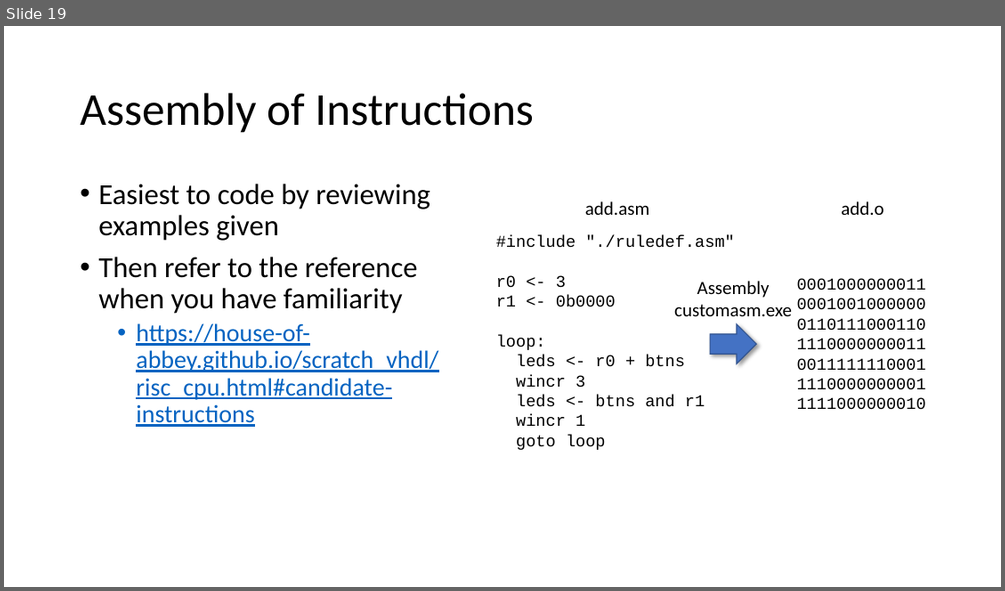
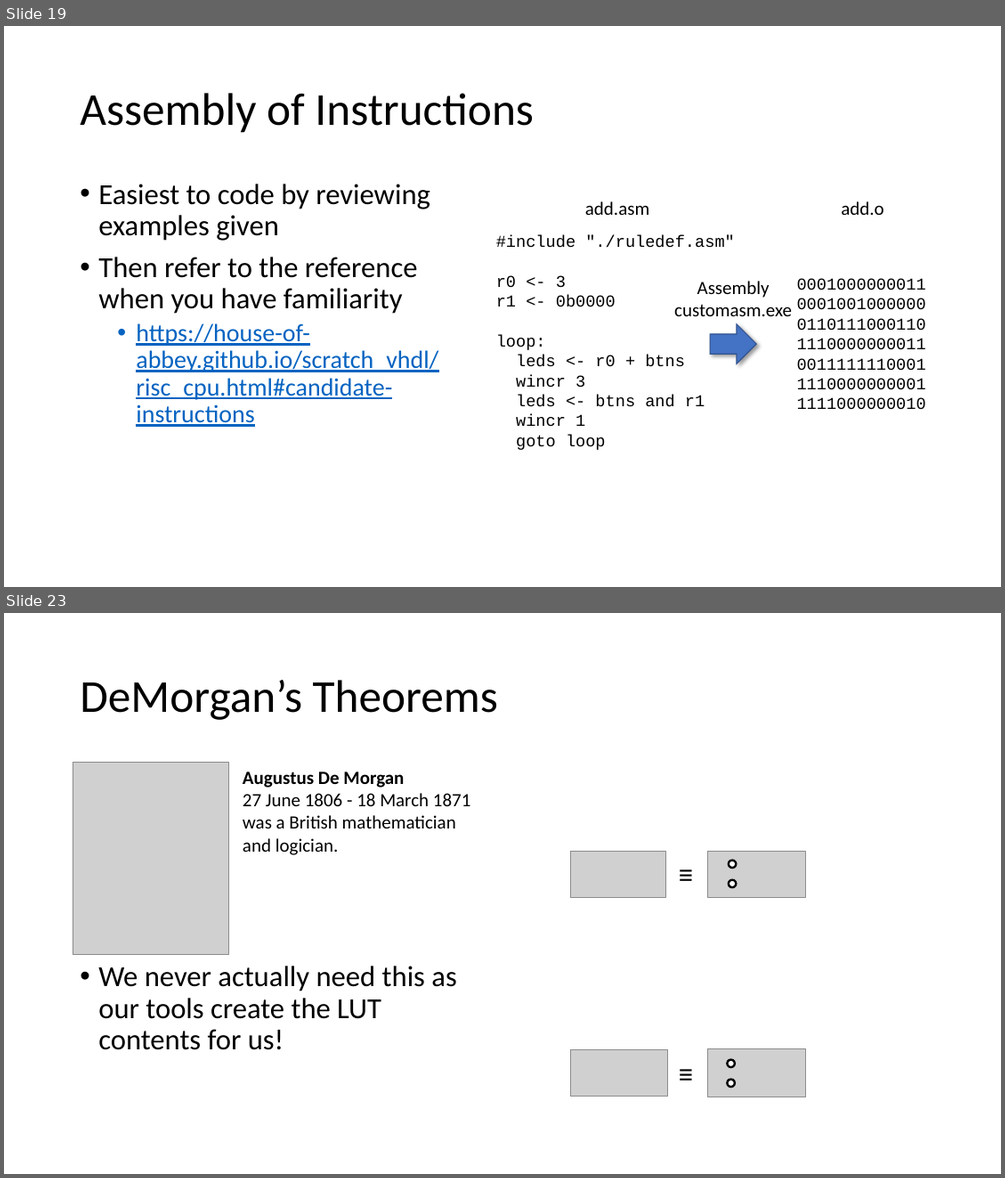
Before and after one commit to house-of-abbey/scratch_vhdl, a slide deck: docs/Training/Training_Material.pptx. Shown one above the other, each under a label of ours: slide 19 before the commit, slides 19 and 23 after it; the slides between them are not shown. The pictures are 1005x591 and 1005x1178 pixels, drawn with LibreOffice and Linux fonts; fonts in the diff are those of the drawing; grey boxes stand for pictures. Boxes give left, top, right and bottom in pixels: in the first picture for what was removed or moved away, otherwise in the second. Text is boxed around its words. In the diff, an @@ line names an element or a change of style, - is before the commit and + after.

Commit message:
Update Training_Material.pptx
Added appendices for logic gates, truth tables and DeMorgan's theorems.

```diff
--- a/docs/Training/Training_Material.pptx
+++ b/docs/Training/Training_Material.pptx
@@ slide 23 added at (x1=4, y1=613, x2=1001, y2=1174), background #FFFFFF @@
@@ title added at (x1=80, y1=680, x2=498, y2=720), 44 pt, text #000000 @@
+DeMorgan’s Theorems
@@ picture added at (x1=73, y1=763, x2=228, y2=955) @@
@@ text added at (x1=243, y1=771, x2=471, y2=855), 18 pt, text #000000 @@
+Augustus De Morgan
+27 June 1806 - 18 March 1871
+was a British mathematician and logician.
@@ group added at (x1=571, y1=851, x2=806, y2=897): 2 pictures, 2 ellipses, 1 text @@
+≡
@@ text added at (x1=98, y1=965, x2=456, y2=1050), 28 pt, text #000000 @@
+• We never actually need this as our tools create the LUT contents for us!
@@ group added at (x1=571, y1=1049, x2=807, y2=1097): 2 pictures, 2 ellipses, 1 text @@
+≡
```
Also in this commit, not shown: 3 other slides added.
